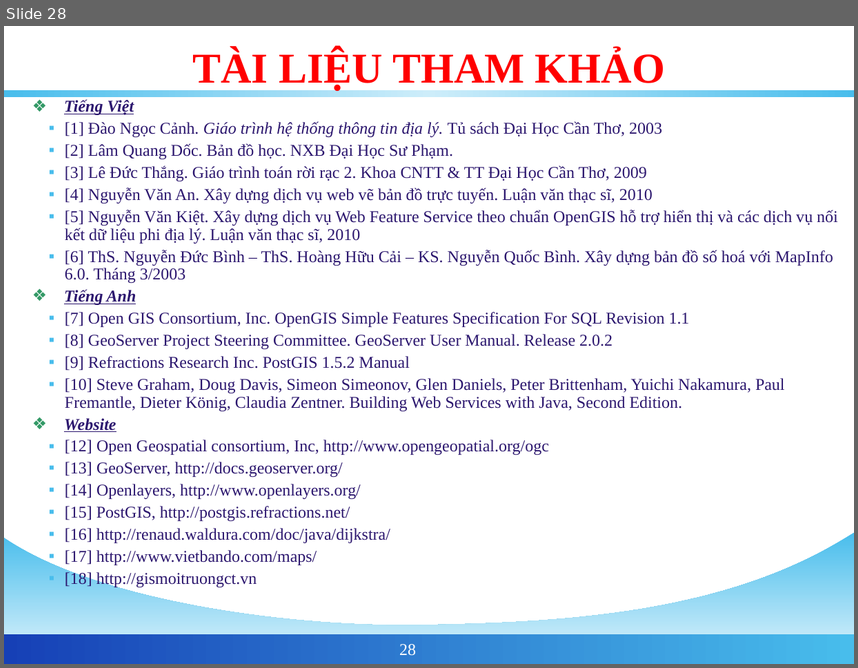
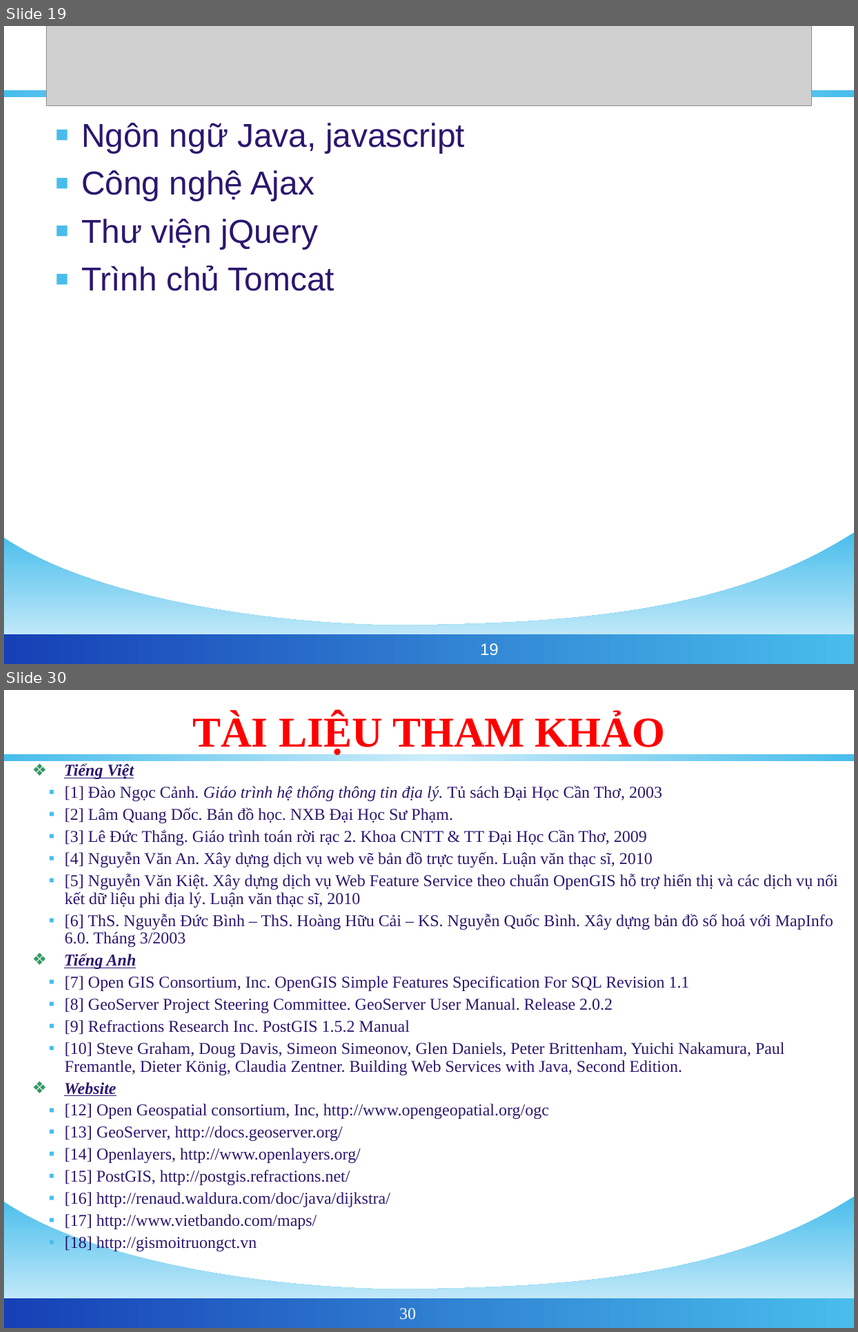
Before and after one commit to phamngsinh/cantho-webgis, a slide deck: Document/Bao Cao/BaoCaoLuanVan2.ppt. Shown one above the other, each under a label of ours: slide 28 before the commit, slides 19 and 30 after it; the slides between them are not shown. The pictures are 858x668 and 858x1332 pixels, drawn with LibreOffice and Linux fonts; fonts in the diff are those of the drawing; grey boxes stand for pictures; background and template pictures are left out. Boxes give left, top, right and bottom in pixels: in the first picture for what was removed or moved away, otherwise in the second. Text is boxed around its words. In the diff, an @@ line names an element or a change of style, - is before the commit and + after.

```diff
--- a/Document/Bao Cao/BaoCaoLuanVan2.ppt
+++ b/Document/Bao Cao/BaoCaoLuanVan2.ppt
@@ slide 19 added at <box>4,26,854,664</box>, background #FFFFFF; not listed: 3 template elements that a slide beside it also shows @@
@@ picture added at <box>47,26,811,106</box> @@
@@ text added at <box>81,123,465,291</box>, 28 pt, text #2B166E @@
+  ▪ Ngôn ngữ Java, javascript
+  ▪ Công nghệ Ajax
+  ▪ Thư viện jQuery
+  ▪ Trình chủ Tomcat
@@ page number added at <box>480,643,499,655</box>, 14 pt, text #FFFFFF @@
+19
@@ what was slide 28 is now slide 30 @@
@@ page number at <box>399,1308,416,1319</box>: text changed @@
-28
+30
```
Also in this commit, not shown: 27 slides changed, 1 other slide added.
